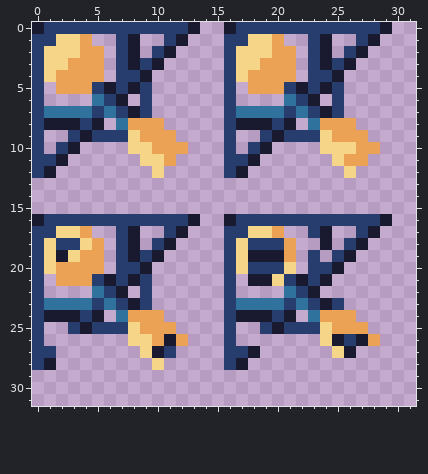
Two versions of one pixel-art sprite, p5/assets/Modules/Vernier Thruster (Reverse).png. This is how it looked before the edit.
The file is 32x32 pixels.
The same view after the edit:
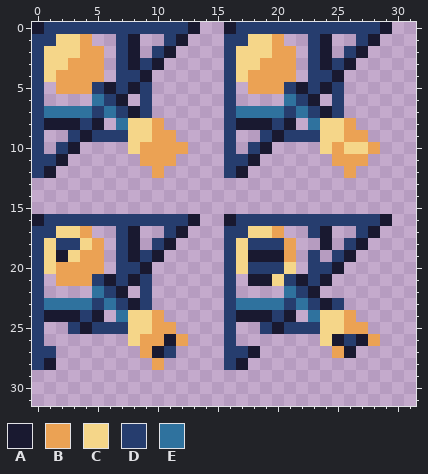
Palette (. is transparent): A #191930  B #eba254  C #f5d689  D #263d6e  E #2f729e
Message: Fixed lighting issues with thrusters
From old to new:
y 8: x 8..9 BB -> CC; x 24..25 BB -> CC
y 9: x 9 B -> C; x 25 B -> C
y 10: x 9 C -> B; x 25 C -> B; x 27 B -> C
y 11: x 9..10 CC -> BB; x 25 C -> B
y 12: x 10 C -> B; x 26 C -> B
y 24: x 8..9 BB -> CC; x 24..25 BB -> CC
y 25: x 9 B -> C; x 25 B -> C
y 26: x 9 C -> B
y 27: x 9 C -> B; x 25 C -> B
y 28: x 10 C -> B
Pixel boxes of the changes (left, top, right, bottom) in both pictures:
changed: (128, 118, 164, 178)
changed: (320, 118, 368, 178)
changed: (128, 310, 164, 370)
changed: (320, 310, 344, 358)
